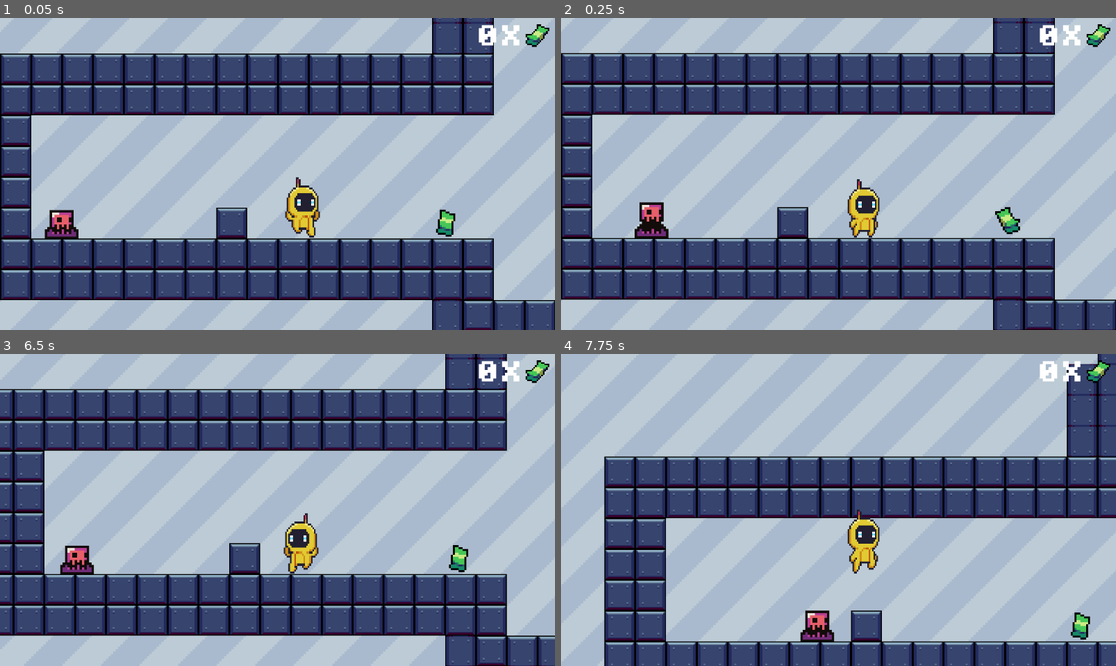
Above: before the commit, frames 1-4 (two rows, left to right).
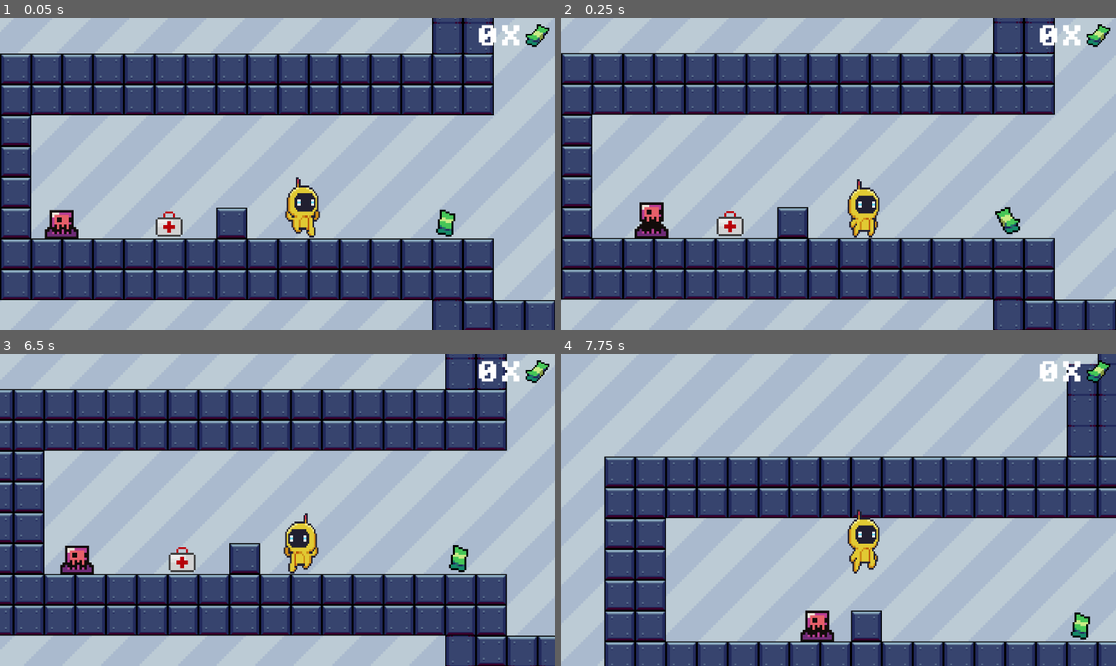
Above: after the commit, the same moments.

Repository: jmisidro/DDJD-PP
Game: Godot game, scene res://scenes/main.tscn
Two runs of this game, one before a commit and one after it. Both use one fixed random seed, a clock stepped at 60 frames per second and the inputs below.
Inputs:
- Up to frame 1 (0.05 s): no input
- Up to frame 2 (0.25 s): no input
- Up to frame 3 (6.5 s): hold Right (right) 0.53-2.03 s; tap E (interact) every 0.75 s from 0.6 to 5.85 s; tap Space (jump) at 0.77, 1.52, 3.02, 3.77, 4.52, 6.02 s; hold Left (left) 2.03-2.78 s; hold Right (right) 2.78-4.28 s; hold Left (left) 4.28-5.03 s; hold Right (right) 5.03-5.78 s; hold Left (left) from 5.78 s (still down)
- Up to frame 4 (7.75 s): tap E (interact) at 6.6, 7.35 s; tap Space (jump) at 6.77, 7.52 s; release Left (left) at 7.28 s; hold Right (right) from 7.28 s (still down)

The runs differ from the first frame. In frame 1, 0.2% of the frame differs, in the area x 28-33%, y 61-71%; in frame 2, 0.2%; in frame 3, 0.2%, in the area x 30-36%, y 61-70%; in frame 4, nothing differs.

Commit message:
Health Pack

Diff:
--- /dev/null
+++ b/artifact-odyssey/health_pack.gd
@@ -0,0 +1,6 @@
+extends Area2D
+
+func _on_body_entered(body):
+	body.health = body.MAX_HEALTH
+	print("Restored player max health")
+	queue_free()
--- /dev/null
+++ b/artifact-odyssey/scenes/health_pack.tscn
@@ -0,0 +1,46 @@
+[gd_scene load_steps=7 format=3 uid="uid://dkpxw2a3immem"]
+
+[ext_resource type="Texture2D" uid="uid://c00agx5e0opxj" path="res://assets/objects/Collectables_Pack.png" id="1_2abgw"]
+[ext_resource type="Script" path="res://health_pack.gd" id="1_jadus"]
+
+[sub_resource type="AtlasTexture" id="AtlasTexture_xu0h2"]
+atlas = ExtResource("1_2abgw")
+region = Rect2(64, 32, 16, 16)
+
+[sub_resource type="AtlasTexture" id="AtlasTexture_8exit"]
+atlas = ExtResource("1_2abgw")
+region = Rect2(80, 32, 16, 16)
+
+[sub_resource type="SpriteFrames" id="SpriteFrames_nlubg"]
+animations = [{
+"frames": [{
+"duration": 1.0,
+"texture": SubResource("AtlasTexture_xu0h2")
+}, {
+"duration": 1.0,
+"texture": SubResource("AtlasTexture_8exit")
+}],
+"loop": true,
+"name": &"default",
+"speed": 4.0
+}]
+
+[sub_resource type="RectangleShape2D" id="RectangleShape2D_i4aik"]
+size = Vector2(14, 13)
+
+[node name="HealthPack" type="Area2D"]
+z_index = -1
+scale = Vector2(4, 4)
+collision_mask = 2
+script = ExtResource("1_jadus")
+
+[node name="AnimatedSprite2D" type="AnimatedSprite2D" parent="."]
+sprite_frames = SubResource("SpriteFrames_nlubg")
+autoplay = "default"
+frame_progress = 0.887029
+
+[node name="CollisionShape2D" type="CollisionShape2D" parent="."]
+position = Vector2(0, 0.5)
+shape = SubResource("RectangleShape2D_i4aik")
+
+[connection signal="body_entered" from="." to="." method="_on_body_entered"]
--- a/artifact-odyssey/scenes/main.tscn
+++ b/artifact-odyssey/scenes/main.tscn
@@ -21,6 +21,7 @@
 [ext_resource type="PackedScene" uid="uid://ch5cjyndugxdb" path="res://scenes/robo_dog.tscn" id="19_sseh7"]
 [ext_resource type="PackedScene" uid="uid://bnp3rxl8qykgo" path="res://scenes/portal.tscn" id="20_sdjds"]
 [ext_resource type="PackedScene" uid="uid://5fxiji5t7bdu" path="res://scenes/chest.tscn" id="21_82vw8"]
+[ext_resource type="PackedScene" uid="uid://dkpxw2a3immem" path="res://scenes/health_pack.tscn" id="22_8i82o"]
 
 [sub_resource type="TileSetAtlasSource" id="TileSetAtlasSource_n3cq3"]
 texture = ExtResource("6_58qq1")
@@ -507,6 +508,7 @@
 script = ExtResource("1_itb6s")
 
 [node name="TextureRect" type="TextureRect" parent="."]
+z_index = -3
 texture_filter = 1
 offset_left = -2720.0
 offset_top = -1339.0
@@ -855,3 +857,12 @@
 position = Vector2(3530, 300)
 collision_mask = 2
 treasure = NodePath("../Treasure")
+
+[node name="HealthPack" parent="." instance=ExtResource("22_8i82o")]
+position = Vector2(1824, 420)
+
+[node name="HealthPack2" parent="." instance=ExtResource("22_8i82o")]
+position = Vector2(1502, -349)
+
+[node name="HealthPack3" parent="." instance=ExtResource("22_8i82o")]
+position = Vector2(-162, 292)
Binary file added: artifact-odyssey/assets/objects/Collectables_Pack.png
Not shown, added: artifact-odyssey/assets/objects/Collectables_Pack.png.import
Not shown: 1 places in artifact-odyssey/scenes/main.tscn that only renumber resources
